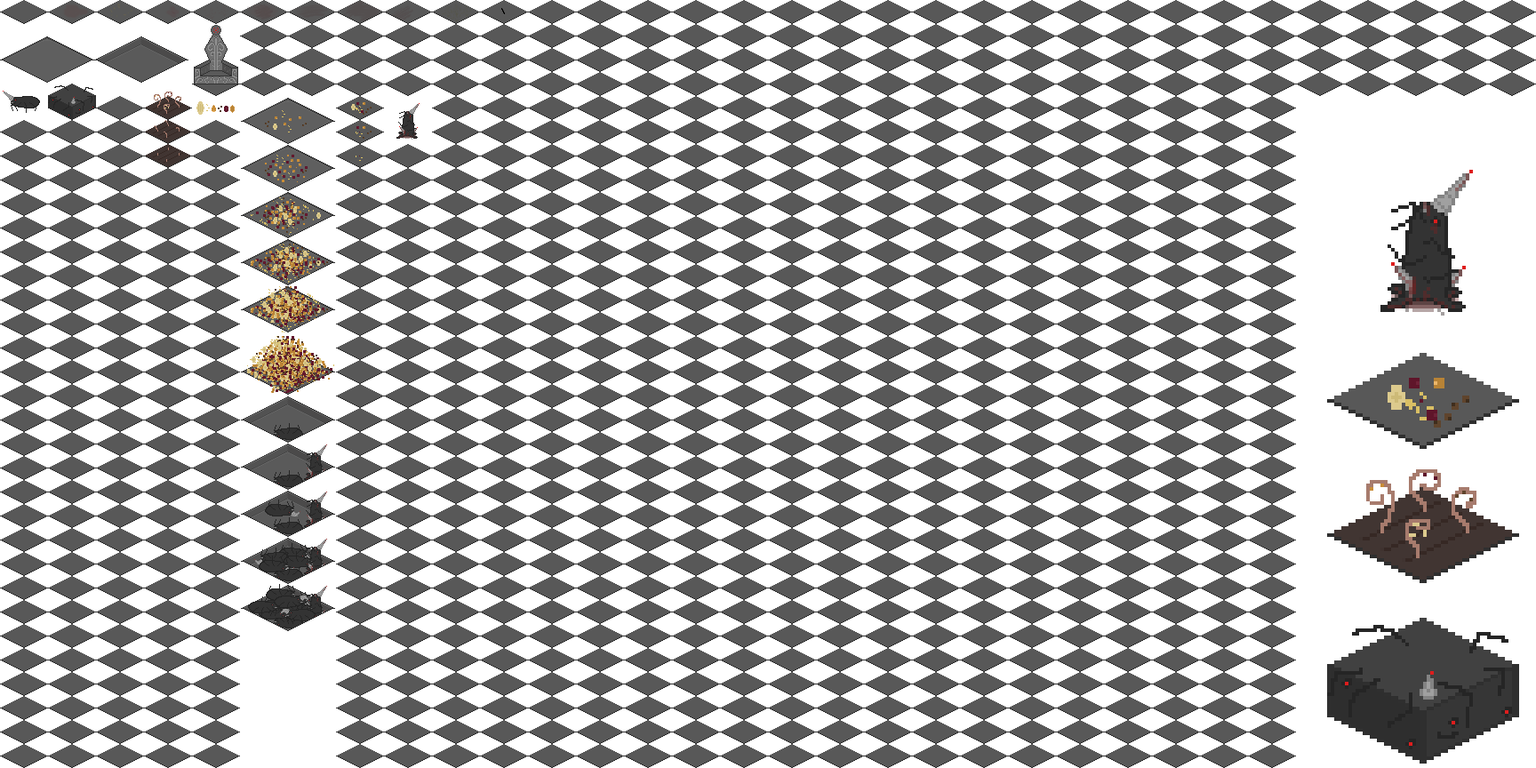
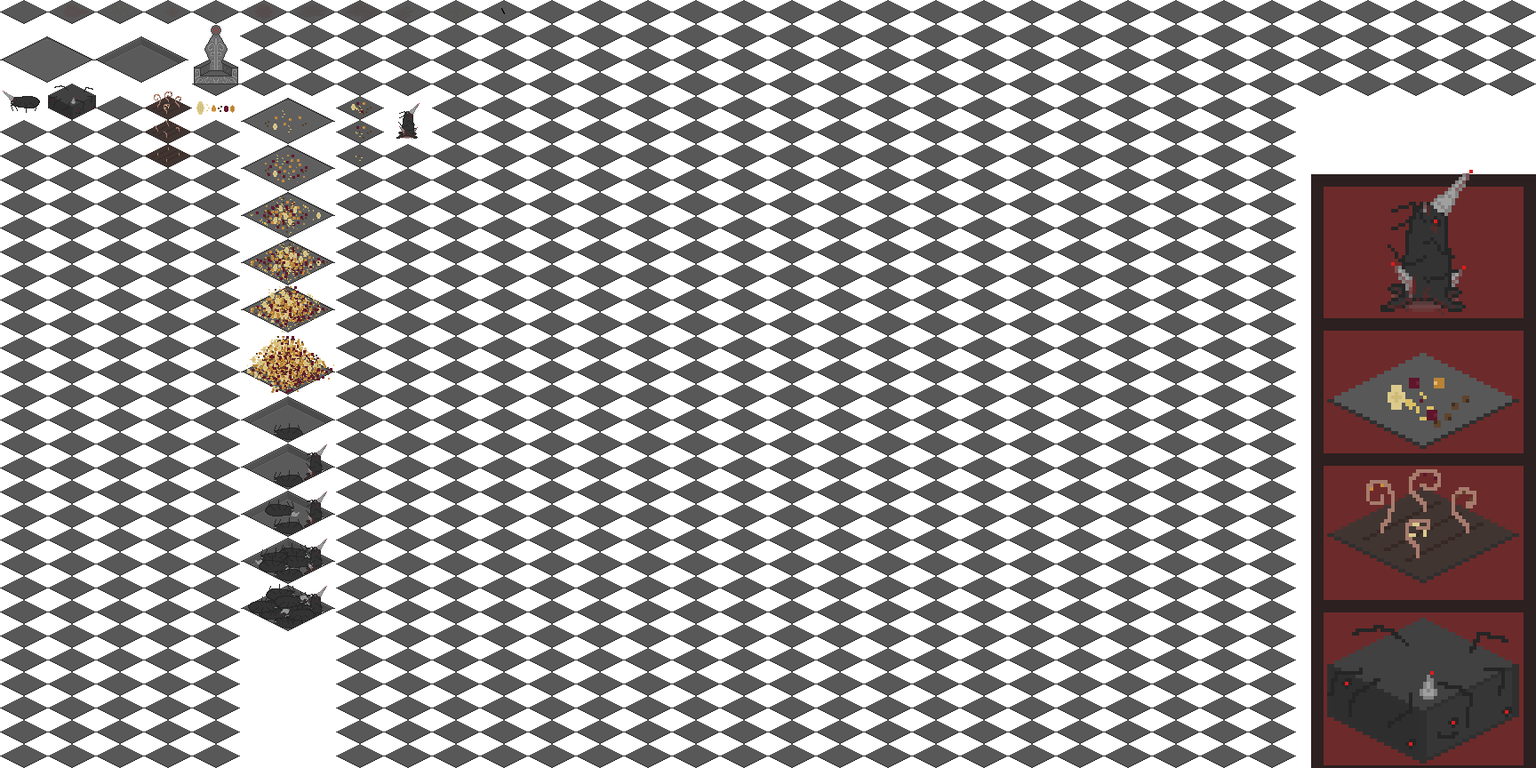
Layer changes from the first (1536, 768) image to the second:
renamed "Farm" to "HUD", moved it above "HUDBACK", painted on it over [1327,174,1520,764]
renamed "Turret" to "HUDBACK", painted on it over [1311,174,1536,768]
removed layer "Bait" over [1327,352,1520,449]
removed layer "Wall" over [1327,617,1520,764]
